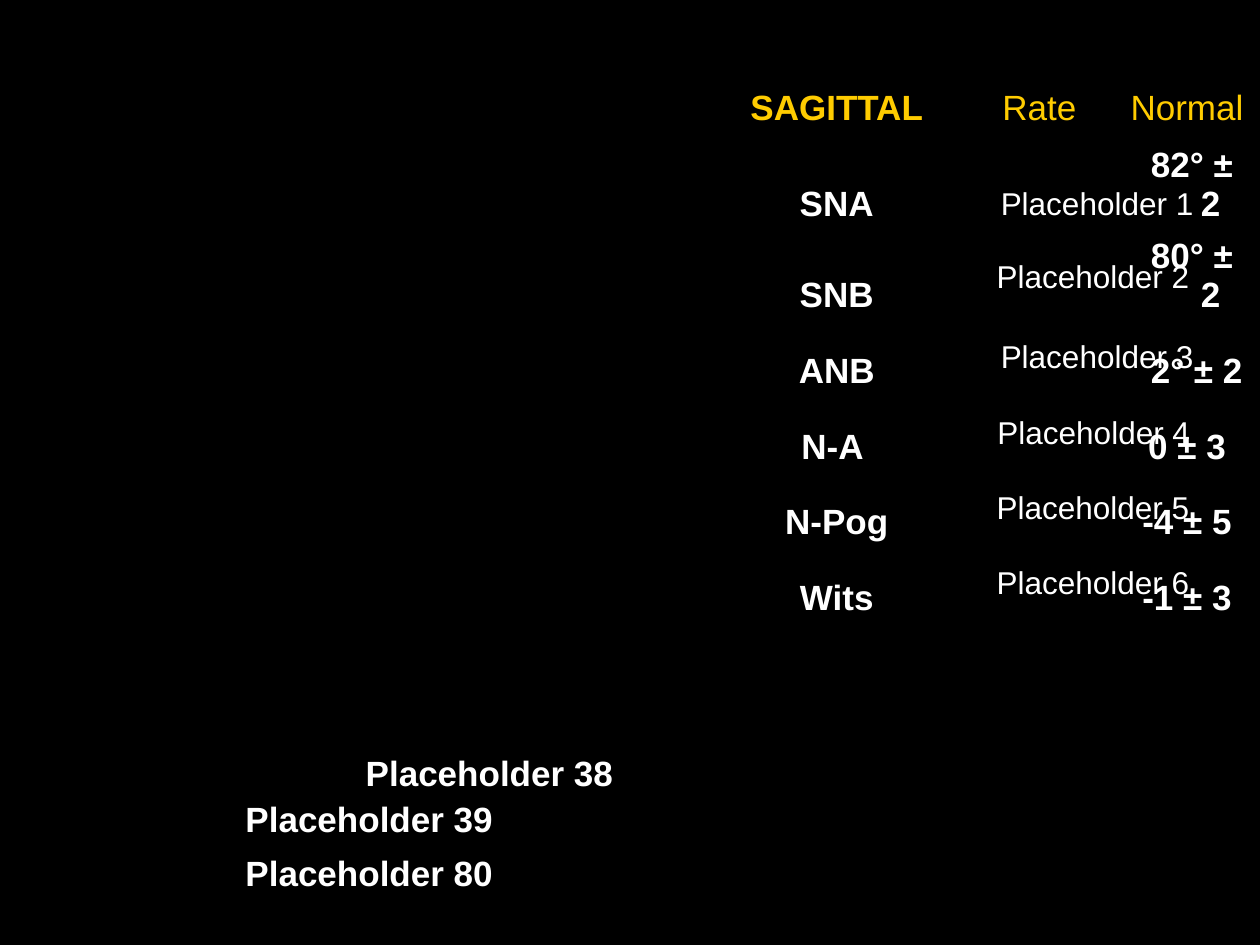
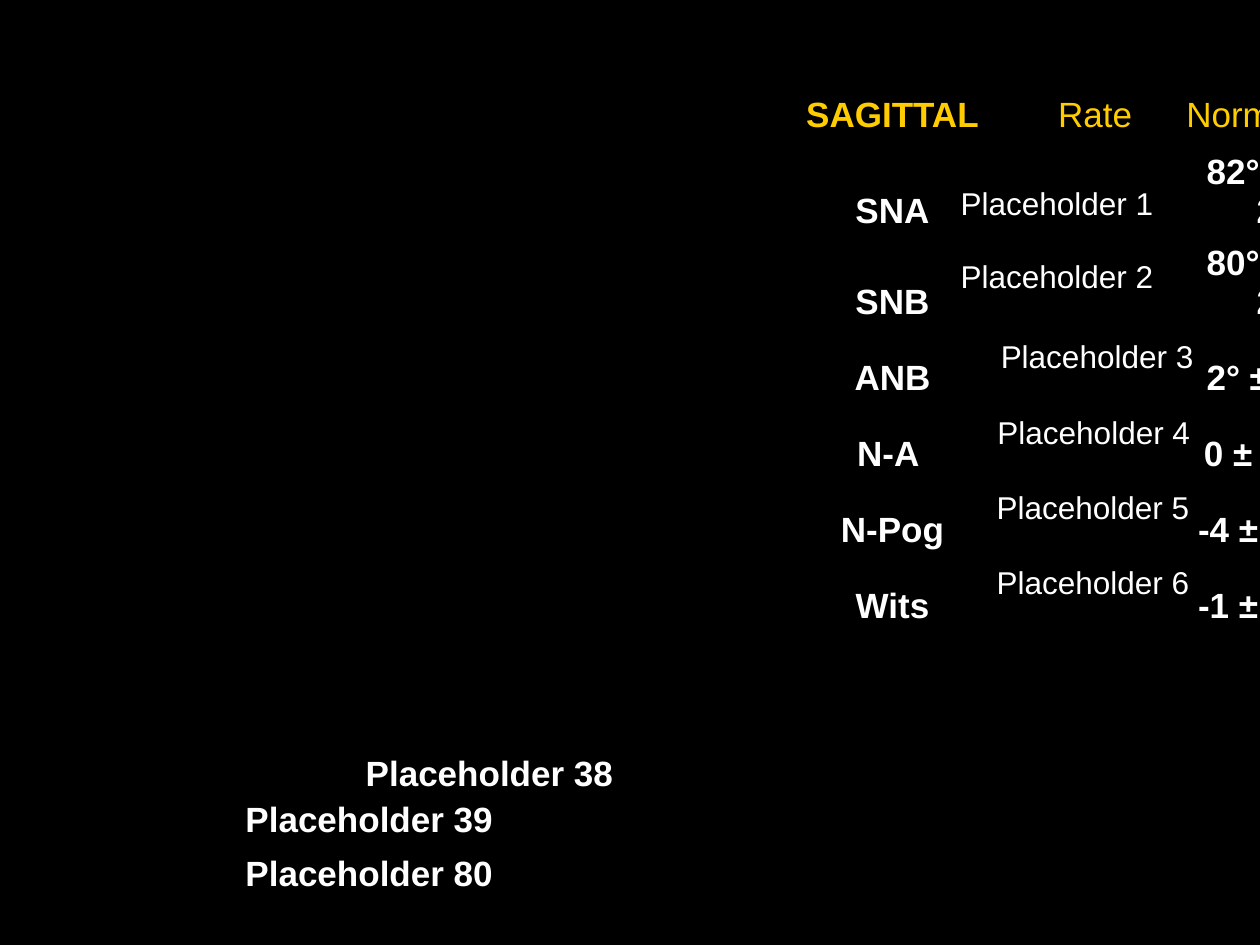
Before and after one commit to mehmetdas33/orthoslide-expert, a slide deck: slide 11 of sunum.pptx. Drawn at 1260x945 pixels with LibreOffice and Linux fonts; fonts in the diff are those of the drawing. Boxes give left, top, right and bottom in pixels: in the first picture for what was removed or moved away, otherwise in the second. Text is boxed around its words. In the diff, an @@ line names an element or a change of style, - is before the commit and + after.

```diff
--- a/sunum.pptx
+++ b/sunum.pptx
@@ table: place and size @@
-table at box(708, 40, 1260, 615)
+table at box(765, 48, 1260, 623)
@@ text "Placeholder 1": place and size @@
-text "Placeholder 1" at box(1001, 192, 1194, 216)
+text "Placeholder 1" at box(961, 192, 1154, 216)
@@ text "Placeholder 2": place and size @@
-text "Placeholder 2" at box(997, 263, 1190, 289)
+text "Placeholder 2" at box(961, 265, 1154, 289)
```
Also in this commit, not shown: 6 other slides changed.
